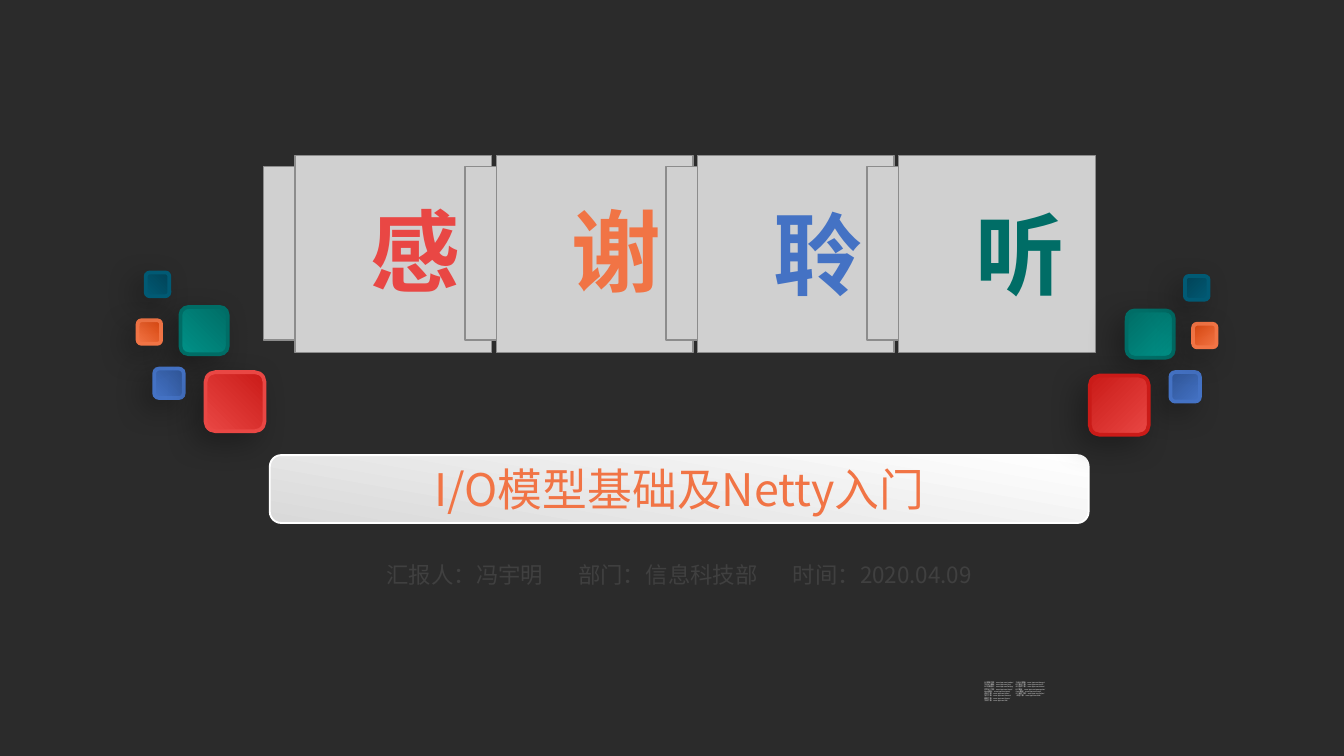
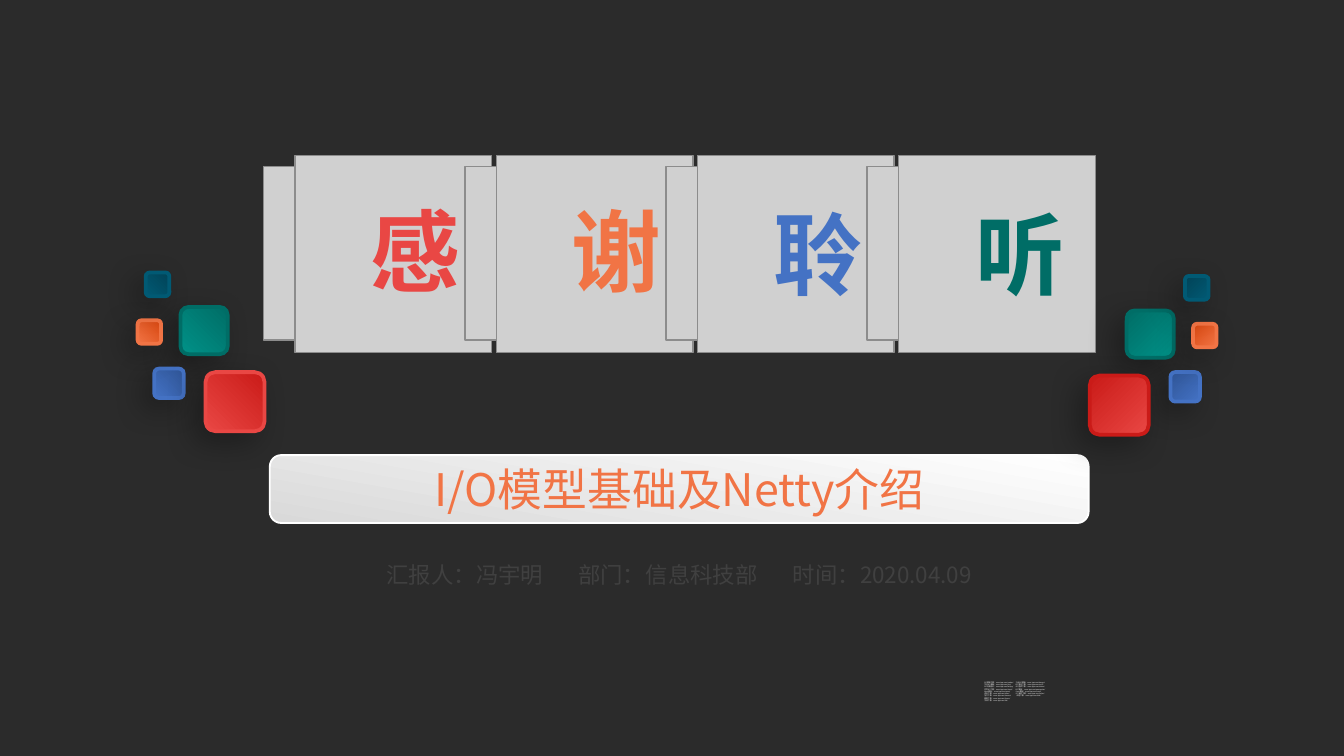
Before and after one commit to YeomanM/netty-demo, a slide deck: slide 28 of doc/IO模型基础及Netty入门.pptx. Drawn at 1344x756 pixels with LibreOffice and Linux fonts; fonts in the diff are those of the drawing; grey boxes stand for pictures; background and template pictures are left out; a plain dark background stands for a picture behind light text. Boxes give left, top, right and bottom in pixels: in the first picture for what was removed or moved away, otherwise in the second. Text is boxed around its words. In the diff, an @@ line names an element or a change of style, - is before the commit and + after.

```diff
--- a/doc/IO模型基础及Netty入门.pptx
+++ b/doc/IO模型基础及Netty入门.pptx
@@ text at (434, 468, 924, 517): text changed @@
-I/O模型基础及Netty入门
+I/O模型基础及Netty介绍
```
Also in this commit, not shown: 17 other slides changed, 17 other files.
